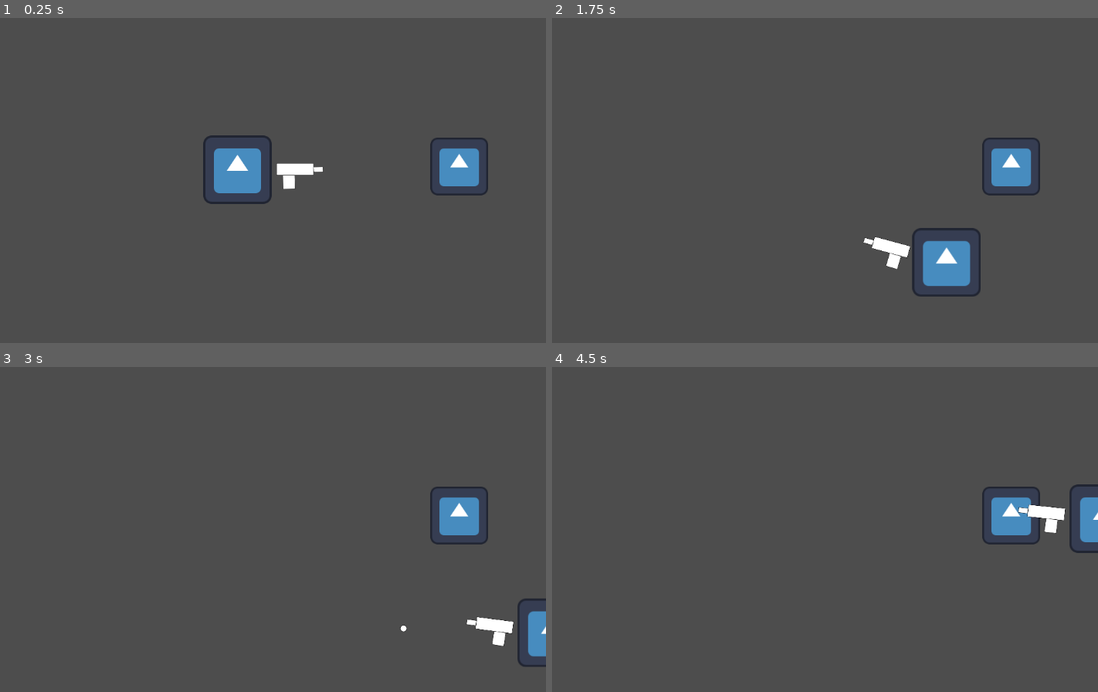
Above: before the commit, frames 1-4 (two rows, left to right).
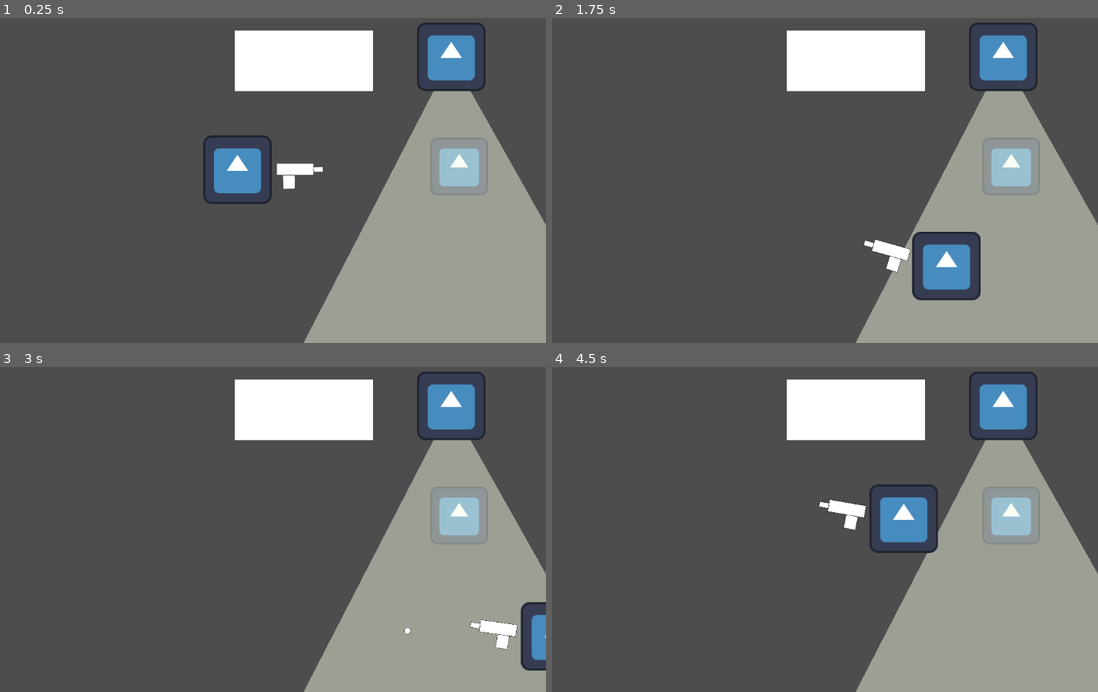
Above: after the commit, the same moments.

Repository: Deepak-Yadav-14/Final-Launch
Game: Godot game, scene res://scenes/Main.tscn
Same seed, same stepped clock (60 frames per second), same inputs: the game is played once before the commit and once after it. The engine's default icon, where the game draws it, is replaced by a stand-in: a white triangle on a blue panel in a dark square.
Inputs (mouse positions are in pixels of both pictures, inside the frame that each line leads up to):
- Up to frame 1 (0.25 s): no input
- Up to frame 2 (1.75 s): tap Enter at 0.5 s; move the mouse to (1010, 167) at 0.52 s; hold D (move_right) 0.53-1.28 s; tap Q (hide) at 0.6, 1.55 s; move the mouse to (666, 187) at 1.27 s; hold S (move_down) from 1.28 s (still down); tap E (assasinate) at 1.35 s
- Up to frame 3 (3 s): move the mouse to (300, 441) at 2.02 s; release S (move_down) at 2.03 s; hold D (move_right) 2.03-2.78 s; tap Q (hide) at 2.1 s; move the mouse to (207, 588) at 2.77 s; hold W (move_up) from 2.78 s (still down); click (207, 588) at 2.85 s
- Up to frame 4 (4.5 s): tap Q (hide) at 3.05, 3.6 s; move the mouse to (972, 571) at 3.52 s; release W (move_up) at 3.53 s; hold A (move_left) from 3.53 s (still down); move the mouse to (606, 467) at 4.27 s; tap E (assasinate) at 4.35 s

The runs differ from the first frame. In frame 1, 29% of the frame differs, in the area x 42-100%, y 1-100%; in frame 2, 27%; in frame 3, 28%; in frame 4, 31%.

Commit message:
Added Table with hide zone

Diff:
--- a/scenes/Main.tscn
+++ b/scenes/Main.tscn
@@ -1,7 +1,9 @@
-[gd_scene load_steps=3 format=3 uid="uid://ch6ucgdbgc8o7"]
+[gd_scene load_steps=5 format=3 uid="uid://ch6ucgdbgc8o7"]
 
 [ext_resource type="PackedScene" uid="uid://cawa06wk802cf" path="res://scenes/Player.tscn" id="1_elqb8"]
 [ext_resource type="PackedScene" uid="uid://bvhc5v4lsjkmy" path="res://scenes/Destructible.tscn" id="2_rvslj"]
+[ext_resource type="PackedScene" uid="uid://ckcgvcs48y6ck" path="res://scenes/enemy_test.tscn" id="3_0bbpv"]
+[ext_resource type="PackedScene" uid="uid://c84g0ufpcvp1" path="res://scenes/table.tscn" id="4_rarhs"]
 
 [node name="Main" type="Node2D"]
 
@@ -11,3 +13,10 @@
 
 [node name="Destructible" parent="." instance=ExtResource("2_rvslj")]
 position = Vector2(414, -6)
+
+[node name="Enemy" parent="." instance=ExtResource("3_0bbpv")]
+position = Vector2(399, -211)
+
+[node name="Table" parent="." instance=ExtResource("4_rarhs")]
+position = Vector2(-5, -260)
+scale = Vector2(1.6352, 1.6352)
--- /dev/null
+++ b/scenes/table.tscn
@@ -0,0 +1,31 @@
+[gd_scene load_steps=4 format=3 uid="uid://c84g0ufpcvp1"]
+
+[ext_resource type="Script" uid="uid://dr5hbc26djtad" path="res://scripts/table.gd" id="1_02ppr"]
+
+[sub_resource type="RectangleShape2D" id="RectangleShape2D_eotx8"]
+size = Vector2(158, 69)
+
+[sub_resource type="CircleShape2D" id="CircleShape2D_x8522"]
+radius = 102.044
+
+[node name="Table" type="StaticBody2D"]
+script = ExtResource("1_02ppr")
+
+[node name="CollisionShape2D" type="CollisionShape2D" parent="."]
+position = Vector2(79, 34.5)
+shape = SubResource("RectangleShape2D_eotx8")
+
+[node name="ColorRect" type="ColorRect" parent="."]
+offset_right = 158.0
+offset_bottom = 69.0
+
+[node name="HideZone" type="Area2D" parent="."]
+collision_layer = 0
+
+[node name="CollisionShape2D" type="CollisionShape2D" parent="HideZone"]
+position = Vector2(80, 37)
+shape = SubResource("CircleShape2D_x8522")
+debug_color = Color(4.76494e-06, 0.642695, 0.313287, 0.42)
+
+[connection signal="body_entered" from="HideZone" to="." method="_on_hide_zone_body_entered"]
+[connection signal="body_exited" from="HideZone" to="." method="_on_hide_zone_body_exited"]
--- a/scripts/player_controller.gd
+++ b/scripts/player_controller.gd
@@ -29,7 +29,7 @@
 	handle_normal_movement()
 
 func handle_normal_movement():
-	var direction = Input.get_vector("moasve_left","move_right","move_up","move_down")
+	var direction = Input.get_vector("move_left","move_right","move_up","move_down")
 	velocity = direction * speed
 	move_and_slide()
 
--- /dev/null
+++ b/scripts/table.gd
@@ -0,0 +1,12 @@
+extends StaticBody2D
+
+
+
+func _on_hide_zone_body_entered(body: Node2D) -> void:
+	if body.name == "Player":
+		body.is_in_hide_zone = true
+
+
+func _on_hide_zone_body_exited(body: Node2D) -> void:
+	if body.name == "Player":
+		body.is_in_hide_zone = false
Not shown, added: scripts/table.gd.uid
